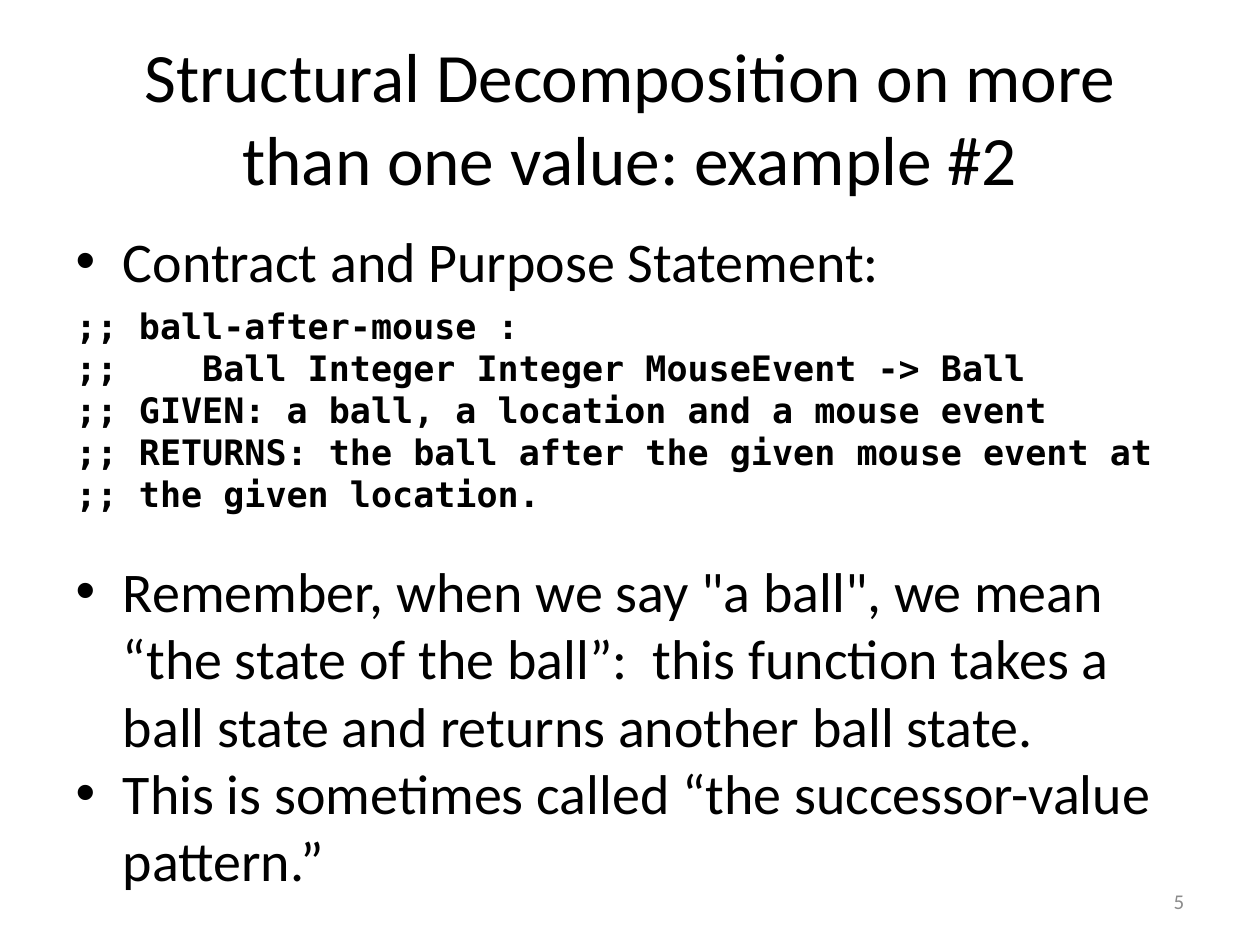
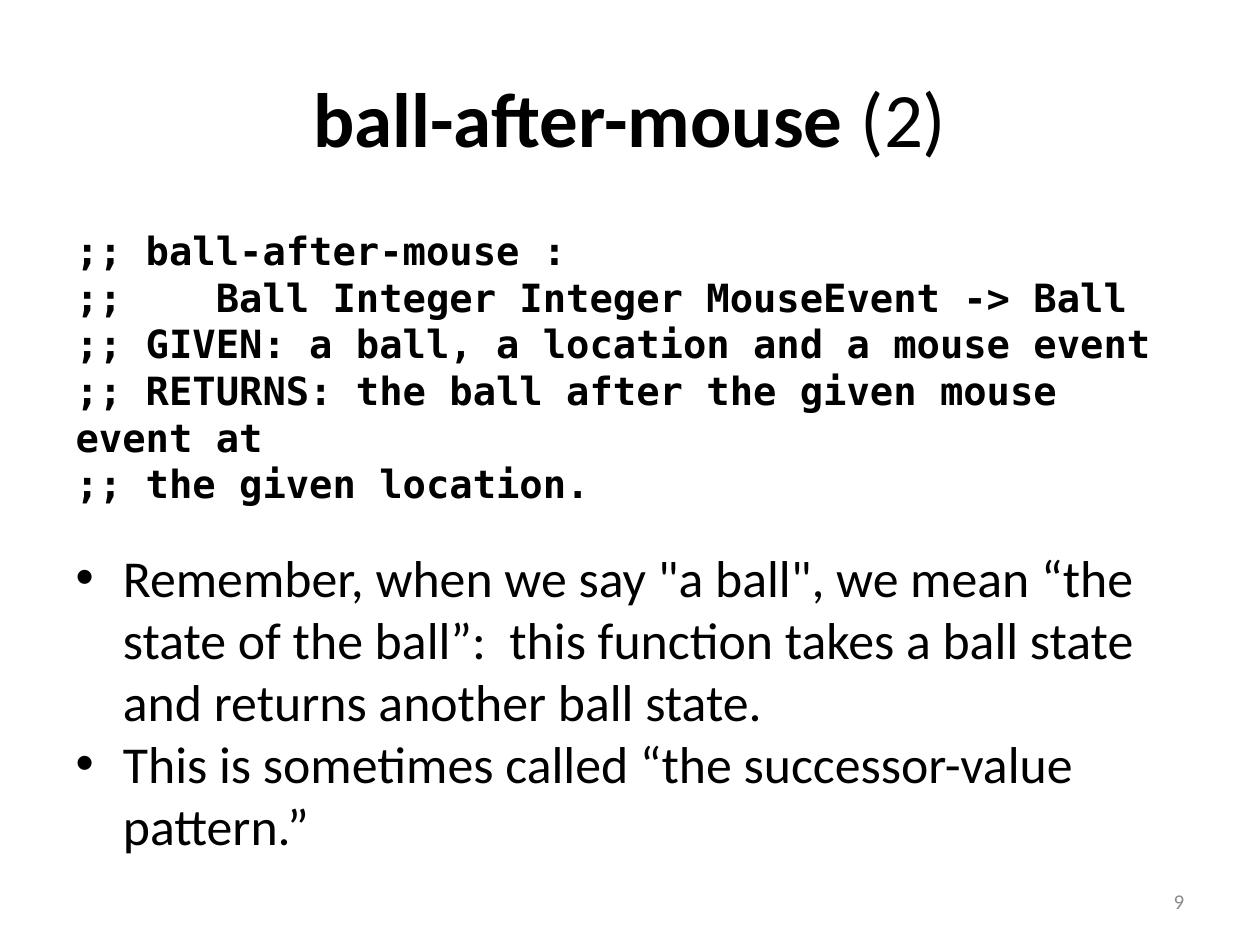
Before and after one commit to mwand/cs5010f17, a slide deck: slide 9 of Slides/Lesson 2.3 Examining More than One Value.pptx (slide 5 before the commit). Drawn at 1260x945 pixels with LibreOffice and Linux fonts; fonts in the diff are those of the drawing. Boxes give left, top, right and bottom in pixels: in the first picture for what was removed or moved away, otherwise in the second. Text is boxed around its words. In the diff, an @@ line names an element or a change of style, - is before the commit and + after.

```diff
--- a/Slides/Lesson 2.3 Examining More than One Value.pptx
+++ b/Slides/Lesson 2.3 Examining More than One Value.pptx
@@ title at bbox=[313, 91, 947, 158]: text changed; size 39.6 to 44 pt; bold on @@
-Structural Decomposition on more than one value: example #2
+ball-after-mouse (2)
@@ text ";; ball-after-mouse :" at bbox=[76, 235, 1150, 854]: size 20 to 22.2 pt in ";; ball-after-mouse :", ";; Ball Integer Integer MouseEvent -> Ball", ";; GIVEN: a ball, a location and ...", ";; RETURNS: the ball after the given ..." and 1 more places; size 32 to 29.6 pt in "Remember, when we say "a ball", we ...", "This is sometimes called “the successor-value pattern.”" @@
@@ text at bbox=[123, 243, 879, 291]: paragraph removed @@
-• Contract and Purpose Statement:
@@ page number at bbox=[1174, 895, 1185, 909]: text changed @@
-5
+9
```
Also in this commit, not shown: 12 other slides changed, 7 slides added, 2 slides removed, 10 other files.
